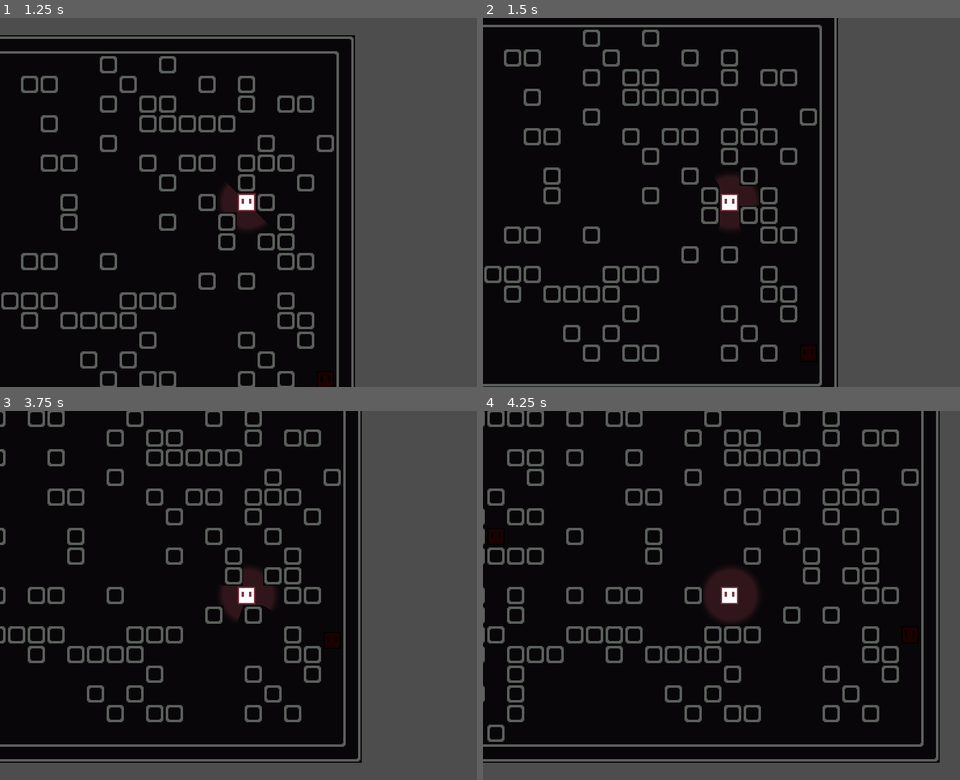
Above: before the commit, frames 1-4 (two rows, left to right).
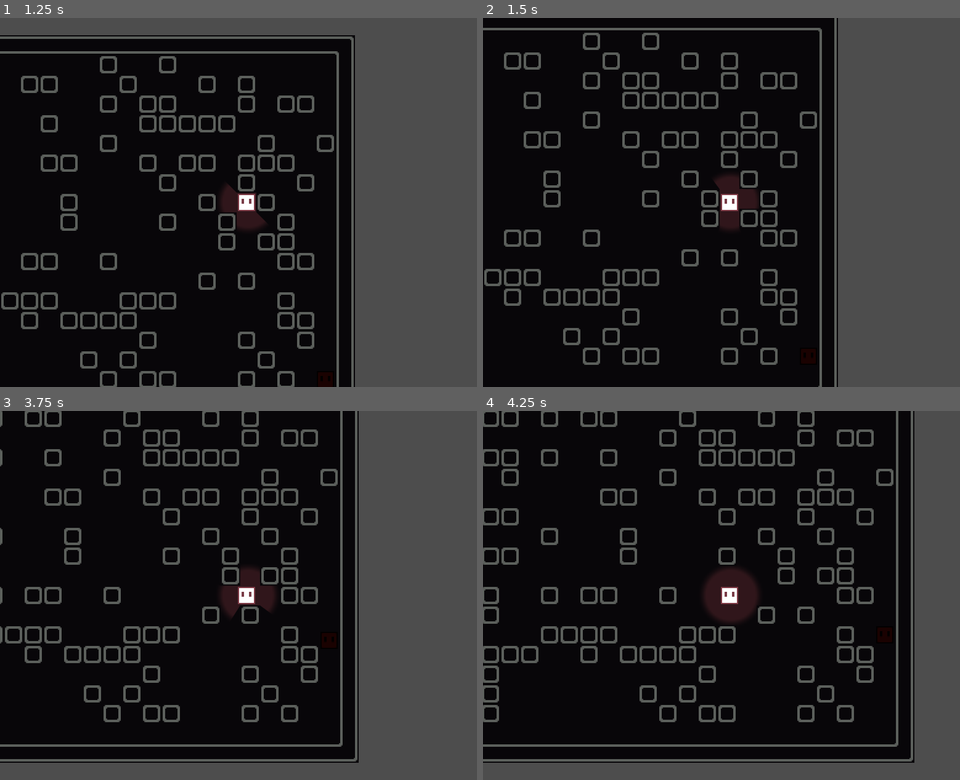
Above: after the commit, the same moments.

Repository: Tyler4Jacobson/JUNE26-GAME-JAM
Game: Godot game, scene res://scenes/game.tscn
The game is run twice, just before and just after one commit, with the same random seed, the same clock (stepped at 60 frames per second) and the same inputs.
Inputs:
- Up to frame 1 (1.25 s): tap Enter (ui_accept) at 0.5 s; hold Right (ui_right) from 0.53 s (still down); hold Enter (ui_accept) from 0.53 s (still down)
- Up to frame 2 (1.5 s): release Right (ui_right) at 1.28 s; release Enter (ui_accept) at 1.28 s; hold Down (ui_down) from 1.28 s (still down); tap Enter (ui_accept) at 1.35 s
- Up to frame 3 (3.75 s): tap Enter (ui_accept) at 1.52, 1.82, 2, 2.85, 3.02, 3.32, 3.5 s; release Down (ui_down) at 2.03 s; hold Right (ui_right) 2.03-2.78 s; hold Enter (ui_accept) 2.03-2.78 s; hold Up (ui_up) 2.78-3.53 s; hold Left (ui_left) from 3.53 s (still down); hold Enter (ui_accept) from 3.53 s (still down)
- Up to frame 4 (4.25 s): keep holding Left (ui_left); keep holding Enter (ui_accept)

Frame 1 is identical in both runs. In frame 2, 8.0% of the frame differs, in the area x 0-72%, y 1-100%; in frame 3, 8.3%; in frame 4, 18%, in the area x 0-96%, y 0-96%.

Commit message:
basic stun

Diff:
--- a/scenes/player.tscn
+++ b/scenes/player.tscn
@@ -12,8 +12,8 @@
 fill = 1
 fill_from = Vector2(0.5121528, 0.4982639)
 
-[sub_resource type="RectangleShape2D" id="RectangleShape2D_onrkg"]
-size = Vector2(8, 8)
+[sub_resource type="CircleShape2D" id="CircleShape2D_g2els"]
+radius = 62.072536
 
 [node name="player" type="CharacterBody2D" unique_id=956896073]
 self_modulate = Color(0.44755095, 0.44755095, 0.44755095, 1)
@@ -38,8 +38,10 @@
 [node name="Camera2D" type="Camera2D" parent="Sprite2D" unique_id=1827686620]
 zoom = Vector2(2, 2)
 
-[node name="CollisionShape2D" type="CollisionShape2D" parent="." unique_id=1278099715]
-shape = SubResource("RectangleShape2D_onrkg")
+[node name="Area2D" type="Area2D" parent="Sprite2D" unique_id=1318856378]
+
+[node name="CollisionShape2D" type="CollisionShape2D" parent="Sprite2D/Area2D" unique_id=1278099715]
+shape = SubResource("CircleShape2D_g2els")
 
 [node name="n" type="RayCast2D" parent="." unique_id=362791034]
 position = Vector2(0, -8)
--- a/scripts/enemy.gd
+++ b/scripts/enemy.gd
@@ -9,12 +9,18 @@
 const tile_size: Vector2 = Vector2(16,16)
 var sprite_node_pos_tween: Tween
 var timer = 0.0
+var stun_timer: float = 0.0
 
 
 # Called every frame. 'delta' is the elapsed time since the previous frame.
 func _physics_process(delta: float) -> void:
 	#print(tile_map.get_children())
 	var interval = 0.5
+
+	# check if stunned
+	if stun_timer > 0:
+		stun_timer -= delta
+
 	# If the player moves, update the path
 	# TODO: This feels really cheap and messy
 	if is_moving:
@@ -23,7 +29,9 @@
 			is_moving = false
 			timer -= interval
 		return
-	move()
+
+	if stun_timer <= 0:
+		move()
 
 # Check if a cell holds the player or an enemy
 func is_cell_occupied(target_cell: Vector2i) -> bool:
@@ -98,3 +106,6 @@
 	#print("next_position = ", path[0])
 
 	is_moving = true
+
+func apply_stun(duration: float) -> void:
+	stun_timer = max(stun_timer, duration)
--- a/scripts/player.gd
+++ b/scripts/player.gd
@@ -2,7 +2,7 @@
 
 const tile_size: Vector2 = Vector2(16,16)
 var sprite_node_pos_tween: Tween
-var timer = 0.0
+var move_cooldown: float = 0.0
 
 var small_light_size = Vector2(0.5, 0.5)
 var small_light_color = Color(0.913, 0.502, 0.369)
@@ -11,6 +11,7 @@
 var big_light_color = Color(0.992, 0.447, 0.035)
 
 @onready var point_light_2d: PointLight2D = $Sprite2D/PointLight2D
+@onready var light_area: Area2D = $Sprite2D/Area2D
 
 func _ready() -> void:
 	update_light(false)
@@ -21,45 +22,82 @@
 
 	if Input.is_action_pressed("ui_accept"):
 		update_light(true)
+		var space_state = get_world_2d().direct_space_state
+		var targets = light_area.get_overlapping_bodies()
+		for target in targets:
+			var query = PhysicsRayQueryParameters2D.create(global_position, target.global_position)
+			query.exclude = [self.get_rid()]
+			var result = space_state.intersect_ray(query)
+			if target.has_method("apply_stun") and result.collider == target:
+				target.apply_stun(2.0)
 	elif Input.is_action_just_released("ui_accept"): #Input.is_action_just_released("ui_up") or Input.is_action_just_released("ui_down") or Input.is_action_just_released("ui_left") or Input.is_action_just_released("ui_right"):
 		update_light(false)
 
+	if move_cooldown > 0:
+		move_cooldown -= delta
+		return
+
+
+
+	var input_dir = Vector2.ZERO
+	input_dir.x = Input.get_axis("ui_left", "ui_right")
+	input_dir.y = Input.get_axis("ui_up", "ui_down")
+
+	if input_dir == Vector2.ZERO:
+		return
+
 	var base_interval = 0.1
 	var diag_interval = base_interval * sqrt(2)
-	var interval = base_interval
+	var interval_to_use = base_interval
 	var movement_vector = Vector2.ZERO
 
-	timer += delta
-	#print(timer, interval)
-	# Governer slows down movement
-	if timer >= base_interval:
-		if Input.is_action_pressed("ui_up") and Input.is_action_pressed("ui_left") and !$nw.is_colliding():
-			movement_vector = Vector2(-1, -1) # move northwest
-			interval = diag_interval
-		elif Input.is_action_pressed("ui_up") and Input.is_action_pressed("ui_right") and !$ne.is_colliding():
-			movement_vector = Vector2(1, -1) # move northeast
-			interval = diag_interval
-		elif Input.is_action_pressed("ui_down") and Input.is_action_pressed("ui_left") and !$sw.is_colliding():
-			movement_vector = Vector2(-1, 1) # move southwest
-			interval = diag_interval
-		elif Input.is_action_pressed("ui_down") and Input.is_action_pressed("ui_right") and !$se.is_colliding():
-			movement_vector = Vector2(1, 1) # move southeast
-			interval = diag_interval
-		elif Input.is_action_pressed("ui_up") and !$n.is_colliding():
-			movement_vector = Vector2(0, -1)
-		elif Input.is_action_pressed("ui_down") and !$s.is_colliding():
-			movement_vector = Vector2(0, 1)
-		elif Input.is_action_pressed("ui_left") and !$w.is_colliding():
-			movement_vector = Vector2(-1, 0)
-		elif Input.is_action_pressed("ui_right") and !$e.is_colliding():
-			movement_vector = Vector2(1, 0)
+	var free_n = !$n.is_colliding()
+	var free_s = !$s.is_colliding()
+	var free_e = !$e.is_colliding()
+	var free_w = !$w.is_colliding()
 
-		if movement_vector != Vector2.ZERO:
-			if timer >= interval:
-				timer -= interval
-				_move(movement_vector)
+	# diagonal
+	if input_dir.x != 0 and input_dir.y != 0:
+		var diag_free = false
+		interval_to_use = diag_interval
+
+		if input_dir == Vector2(-1, -1) and !$nw.is_colliding() and free_n and free_w:
+			diag_free = true
+		elif input_dir == Vector2(1, -1) and !$ne.is_colliding() and free_n and free_e:
+			diag_free = true
+		elif input_dir == Vector2(-1, 1) and !$sw.is_colliding() and free_s and free_w:
+			diag_free = true
+		elif input_dir == Vector2(1, 1) and !$se.is_colliding() and free_s and free_e:
+			diag_free = true
+
+		if diag_free:
+			movement_vector = input_dir
+			interval_to_use = diag_interval
 		else:
-			timer = base_interval
+			# if diagonal is blocked
+			if input_dir.x < 0 and free_w:
+				movement_vector = Vector2(-1, 0)
+			elif input_dir.x > 0 and free_e:
+				movement_vector = Vector2(1, 0)
+			elif input_dir.y < 0 and free_n:
+				movement_vector = Vector2(0, -1)
+			elif input_dir.y > 0 and free_s:
+				movement_vector = Vector2(0, 1)
+
+	# orthogonal
+	elif input_dir.x < 0 and free_w:
+		movement_vector = Vector2(-1, 0)
+	elif input_dir.x > 0 and free_e:
+		movement_vector = Vector2(1, 0)
+	elif input_dir.y < 0 and free_n:
+		movement_vector = Vector2(0, -1)
+	elif input_dir.y > 0 and free_s:
+		movement_vector = Vector2(0, 1)
+
+	# move and set cooldown
+	if movement_vector != Vector2.ZERO:
+		move_cooldown = interval_to_use
+		_move(movement_vector)
 
 func _move(dir: Vector2):
 	global_position += dir * tile_size
Not shown, added: scenes/game.tscn193409548512.tmp
Not shown, added: scenes/game.tscn193415383521.tmp
Not shown, added: scenes/game.tscn193433127116.tmp
